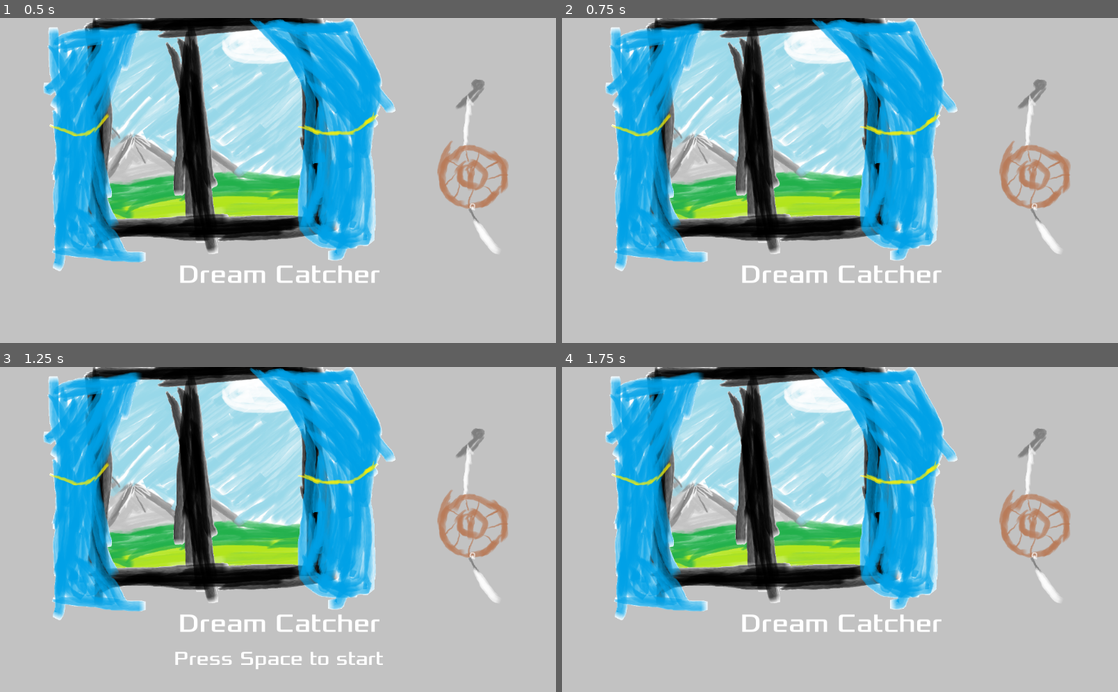
Above: before the commit, frames 1-4 (two rows, left to right).
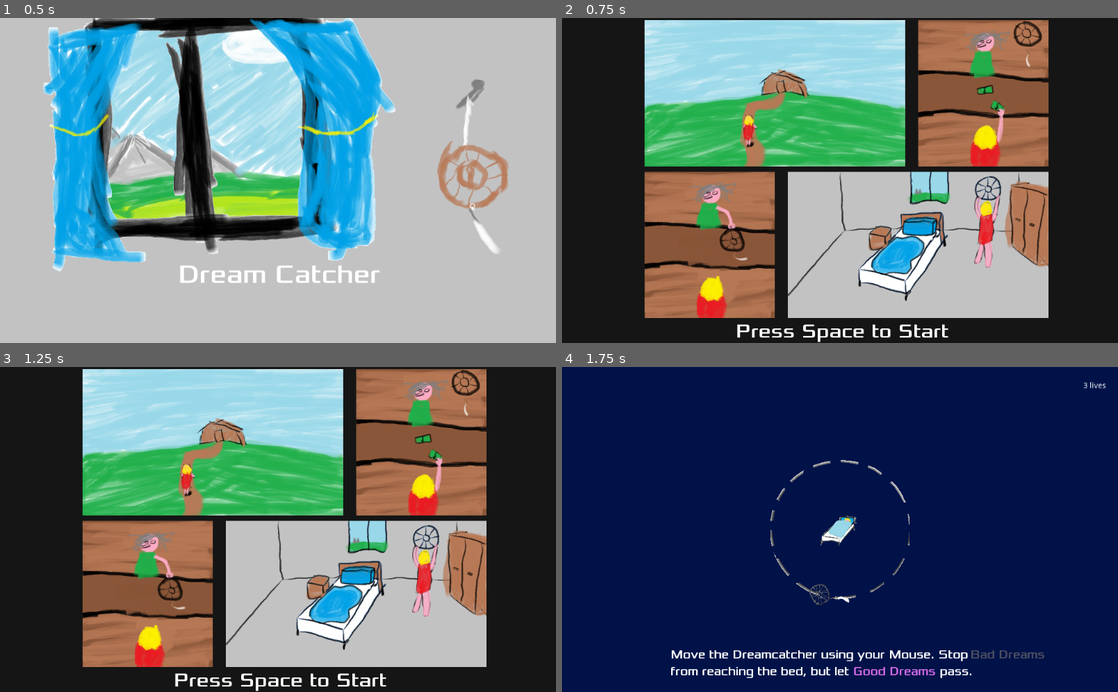
Above: after the commit, the same moments.

Repository: timmmmmb/GodotWildJam55
Game: Godot game, scene res://scenes/Menu.tscn
Same seed, same stepped clock (60 frames per second), same inputs: the game is played once before the commit and once after it.
Inputs (mouse positions are in pixels of both pictures, inside the frame that each line leads up to):
- Up to frame 1 (0.5 s): no input
- Up to frame 2 (0.75 s): tap Enter (ui_accept) at 0.5 s; move the mouse to (962, 164) at 0.52 s; hold Enter (ui_accept) from 0.53 s (still down)
- Up to frame 3 (1.25 s): keep holding Enter (ui_accept)
- Up to frame 4 (1.75 s): tap Space at 1.25 s; move the mouse to (728, 545) at 1.27 s; release Enter (ui_accept) at 1.28 s; tap Enter (ui_accept) at 1.35, 1.52 s

Frame 1 is identical in both runs. In frame 2, 86% of the frame differs, in the area x 0-100%, y 0-100%; in frame 3, 86%; in frame 4, 100%.

Commit message:
Made start button work

Diff:
--- a/scenes/Intro.gd
+++ b/scenes/Intro.gd
@@ -1,17 +1,15 @@
 extends Node2D
 
 
-# Declare member variables here. Examples:
-# var a: int = 2
-# var b: String = "text"
+func _ready() -> void:
+	$AnimationPlayer.play("Intro")
 
 
-# Called when the node enters the scene tree for the first time.
-func _ready() -> void:
-	$AnimationPlayer.play("Intro")
-	pass # Replace with function body.
+func _input(event):
+	if not event.is_action_pressed("ui_accept"):
+		return
 
-
-# Called every frame. 'delta' is the elapsed time since the previous frame.
-#func _process(delta: float) -> void:
-#	pass
+	if $AnimationPlayer.is_playing() and $AnimationPlayer.current_animation_position < 7.5:
+		$AnimationPlayer.advance(10.0)
+	else:
+		get_tree().change_scene("res://scenes/Level.tscn")
--- a/scenes/Menu.tscn
+++ b/scenes/Menu.tscn
@@ -9,20 +9,13 @@
 script/source = "extends Node2D
 
 
-# Declare member variables here. Examples:
-# var a: int = 2
-# var b: String = \"text\"
+func _ready() -> void:
+	$AnimationPlayer.play(\"Blink\")
 
 
-# Called when the node enters the scene tree for the first time.
-func _ready() -> void:
-	$AnimationPlayer.play(\"Blink\")
-	pass # Replace with function body.
-
-
-# Called every frame. 'delta' is the elapsed time since the previous frame.
-#func _process(delta: float) -> void:
-#	pass
+func _input(event):
+	if event.is_action_pressed(\"ui_accept\"):
+		get_tree().change_scene(\"res://scenes/Intro.tscn\")
 "
 
 [sub_resource type="BitmapFont" id=3]
